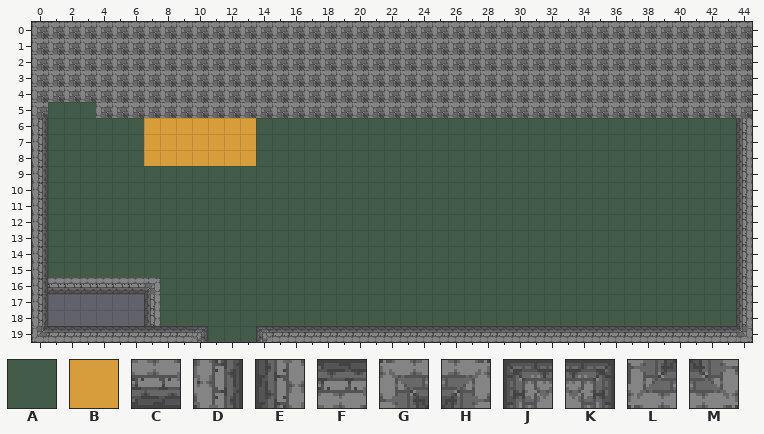
Two versions of a level (Tiled map, assets/data/ruinentrance.tmx). Above is the file before it was changed.
Cells are 16x16 px. Shown: x 0..44, y 0..19.
Key: from "tileset.png": A 1, B 3, C 32, D 33, E 34, F 35, G 36, H 37, J 38, K 39, L 68, M 69.
_ is an empty cell.
Layers that did not change in this view are not listed.
Layer "base" before, first column x 0:
 0 GGGGGGGGGGGGGGGGGGGGGGGGGGGGGGGGGGGGGGGGGGGGG
 1 GGGGGGGGGGGGGGGGGGGGGGGGGGGGGGGGGGGGGGGGGGGGG
 2 GGGGGGGGGGGGGGGGGGGGGGGGGGGGGGGGGGGGGGGGGGGGG
 3 GGGGGGGGGGGGGGGGGGGGGGGGGGGGGGGGGGGGGGGGGGGGG
 4 GGGGGGGGGGGGGGGGGGGGGGGGGGGGGGGGGGGGGGGGGGGGG
 5 GAAAGGGGGGGGGGGGGGGGGGGGGGGGGGGGGGGGGGGGGGGGG
 6 DAAAAAABBBBBBBAAAAAAAAAAAAAAAAAAAAAAAAAAAAAAE
 7 DAAAAAABBBBBBBAAAAAAAAAAAAAAAAAAAAAAAAAAAAAAE
 8 DAAAAAABBBBBBBAAAAAAAAAAAAAAAAAAAAAAAAAAAAAAE
 9 DAAAAAAAAAAAAAAAAAAAAAAAAAAAAAAAAAAAAAAAAAAAE
10 DAAAAAAAAAAAAAAAAAAAAAAAAAAAAAAAAAAAAAAAAAAAE
11 DAAAAAAAAAAAAAAAAAAAAAAAAAAAAAAAAAAAAAAAAAAAE
12 DAAAAAAAAAAAAAAAAAAAAAAAAAAAAAAAAAAAAAAAAAAAE
13 DAAAAAAAAAAAAAAAAAAAAAAAAAAAAAAAAAAAAAAAAAAAE
14 DAAAAAAAAAAAAAAAAAAAAAAAAAAAAAAAAAAAAAAAAAAAE
15 DAAAAAAAAAAAAAAAAAAAAAAAAAAAAAAAAAAAAAAAAAAAE
16 D_______AAAAAAAAAAAAAAAAAAAAAAAAAAAAAAAAAAAAE
17 D_______AAAAAAAAAAAAAAAAAAAAAAAAAAAAAAAAAAAAE
18 D_______AAAAAAAAAAAAAAAAAAAAAAAAAAAAAAAAAAAAE
19 LFFFFFFFFFKAAAJFFFFFFFFFFFFFFFFFFFFFFFFFFFFFM
Layer "mid" before, first column x 0:
 0 _____________________________________________
 1 _____________________________________________
 2 _____________________________________________
 3 _____________________________________________
 4 _____________________________________________
 5 _____________________________________________
 6 _____________________________________________
 7 _____________________________________________
 8 _____________________________________________
 9 _____________________________________________
10 _____________________________________________
11 _____________________________________________
12 _____________________________________________
13 _____________________________________________
14 _____________________________________________
15 _____________________________________________
16 _CCCCCCH_____________________________________
17 _______E_____________________________________
18 _______E_____________________________________
19 _____________________________________________
Once edited:
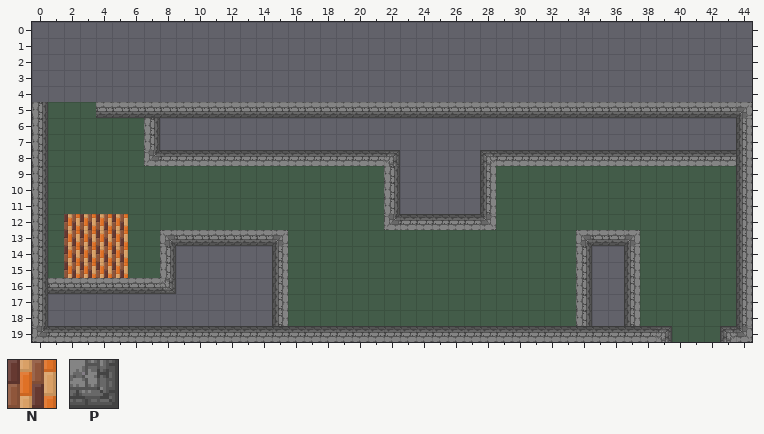
Further tiles: from "tileset.png": N 4, P 71.
The exact change:
Layer "base":
Tile F becomes tile A in row 19 at x 40 to 42.
Tile G becomes tile C in row 5 at x 4 to 43.
Tile G becomes tile D in row 5 at x 0.
Tile A becomes tile F in row 19 at x 11 to 13.
Tile J becomes tile F in row 19 at x 14.
Tile K becomes tile F in row 19 at x 10.
Tile G becomes tile H in row 5 at x 44.
Tile F becomes tile J in row 19 at x 43.
Tile F becomes tile K in row 19 at x 39.
Tile A becomes tile N in rows 12 to 15 at x 2 to 5.
Tile A is removed in rows 6 to 8 at x 14 to 43; in rows 9 to 12 at x 22 to 28; in rows 13 to 18 at x 8 to 15 and 34 to 37.
Tile B is removed in rows 6 to 8 at x 7 to 13.
Tile G is removed in rows 0 to 4 at x 0 to 44.
Layer "mid":
Tile H becomes tile C in row 16 at x 7.
The author put tile C in row 13 at x 9 to 14 and 35 to 36.
The author put tile D in rows 6 to 7 at x 7; in rows 9 to 11 at x 22; in rows 14 to 15 at x 8 and 34; in rows 16 to 18 at x 34.
The author put tile E in rows 9 to 11 at x 28; in rows 14 to 18 at x 15 and 37.
The author put tile F in row 8 at x 8 to 21 and 29 to 43; in row 12 at x 23 to 27.
The author put tile G in row 13 at x 8 and 34.
The author put tile H in row 13 at x 15 and 37.
The author put tile J in row 8 at x 28.
The author put tile K in row 8 at x 22.
The author put tile L in row 8 at x 7; in row 12 at x 22.
The author put tile M in row 12 at x 28.
The author put tile P in row 16 at x 8.
Tile E is removed in rows 17 to 18 at x 7.
Where, in picture pixels (left, top, right, bottom), the same in both pictures:
changed: (32, 22, 752, 342)
